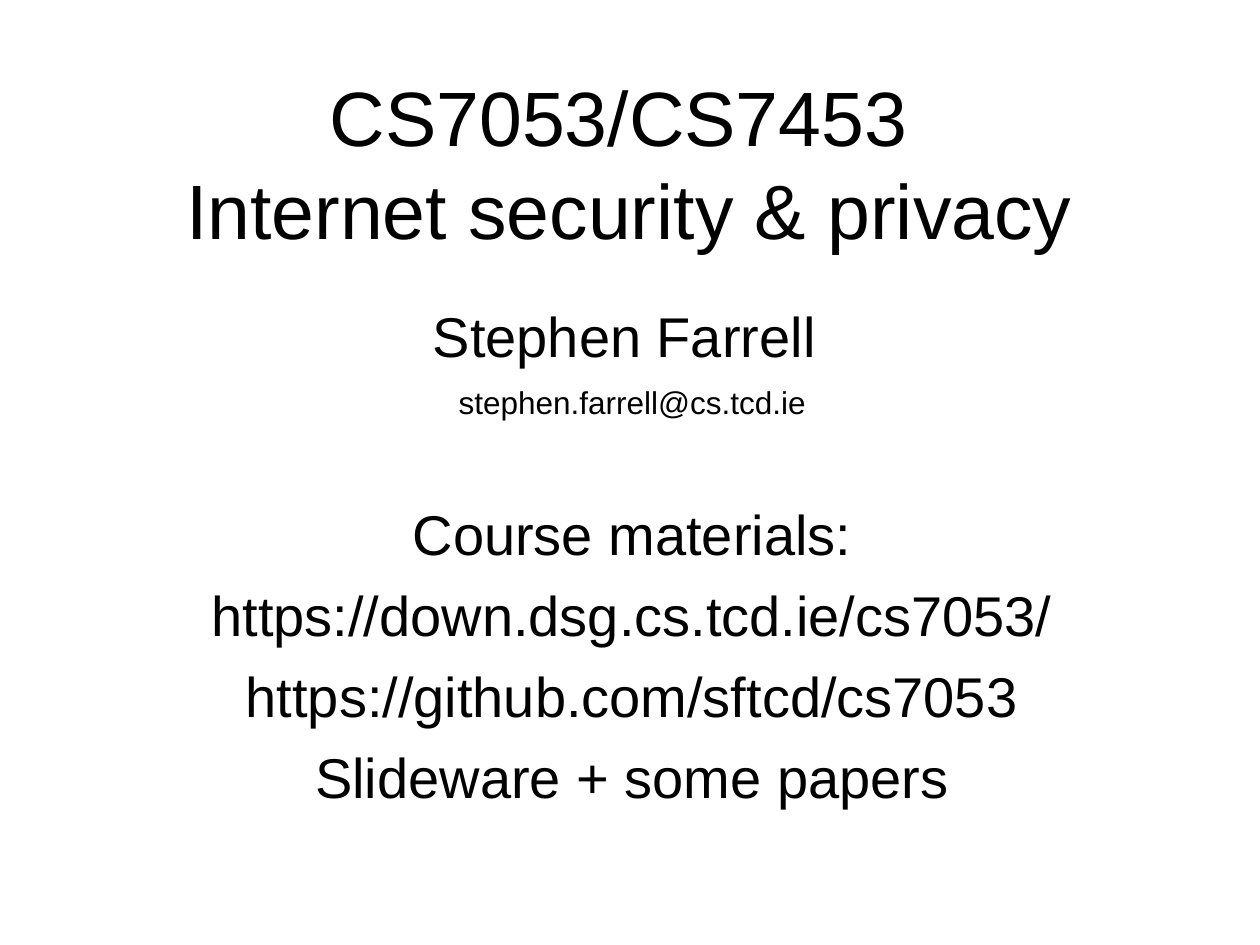
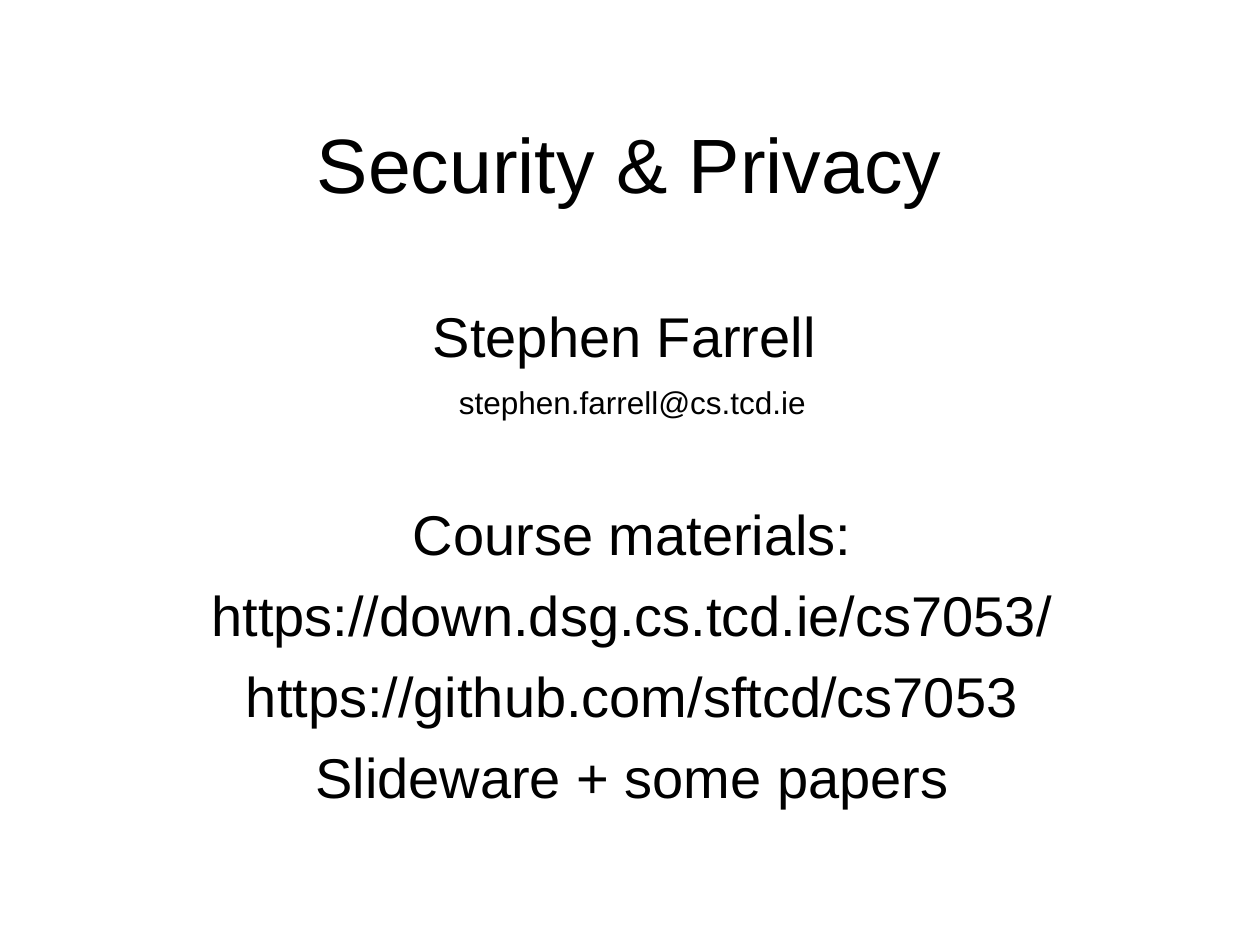
Before and after one commit to sftcd/cs7053, a slide deck: slide 1 of 2016lectures/02-concepts.ppt. Drawn at 1260x945 pixels with LibreOffice and Linux fonts; fonts in the diff are those of the drawing. Boxes give left, top, right and bottom in pixels: in the first picture for what was removed or moved away, otherwise in the second. Text is boxed around its words. In the diff, an @@ line names an element or a change of style, - is before the commit and + after.

```diff
--- a/2016lectures/02-concepts.ppt
+++ b/2016lectures/02-concepts.ppt
@@ title at (317,137,941,207): text changed @@
-CS7053/CS7453
-Internet security & privacy
+Security & Privacy
```
Also in this commit, not shown: 37 other slides changed, 1 other file.
